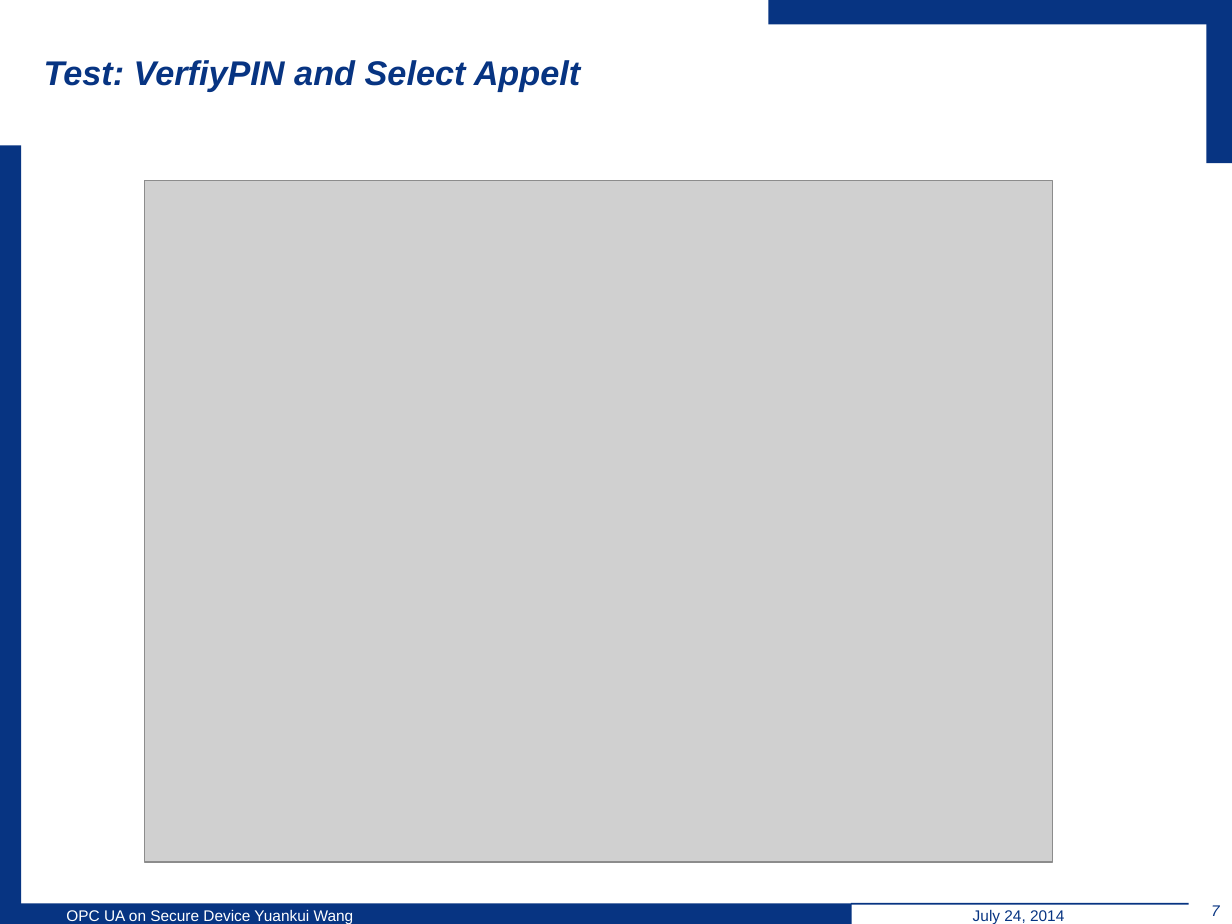
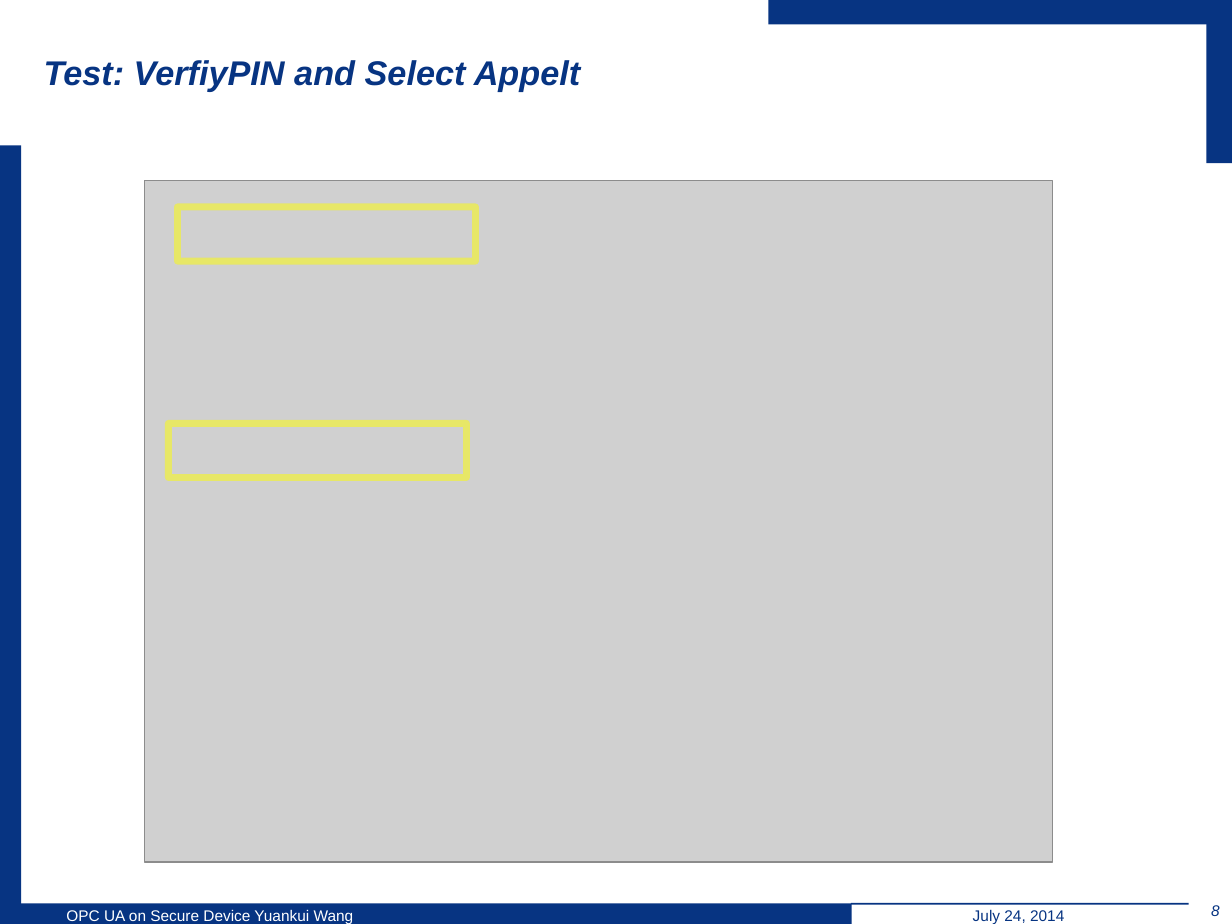
Before and after one commit to wsuetholz/opc-ua-wangyk-upb-morpho, a slide deck: slide 8 of ppt/System Implementation.pptx (slide 7 before the commit). Drawn at 1232x924 pixels with LibreOffice and Linux fonts; fonts in the diff are those of the drawing; grey boxes stand for pictures; background and template pictures are left out. Boxes give left, top, right and bottom in pixels: in the first picture for what was removed or moved away, otherwise in the second. Text is boxed around its words. In the diff, an @@ line names an element or a change of style, - is before the commit and + after.

```diff
--- a/ppt/System Implementation.pptx
+++ b/ppt/System Implementation.pptx
@@ rectangle added at (x1=177, y1=207, x2=476, y2=261), outline #FFFF00 4 pt @@
@@ rectangle added at (x1=169, y1=424, x2=467, y2=478), outline #FFFF00 4 pt @@
@@ page number at (x1=1211, y1=905, x2=1220, y2=916): text changed @@
-7
+8
```
Also in this commit, not shown: 7 other slides changed, 1 slide added, 2 other files.
